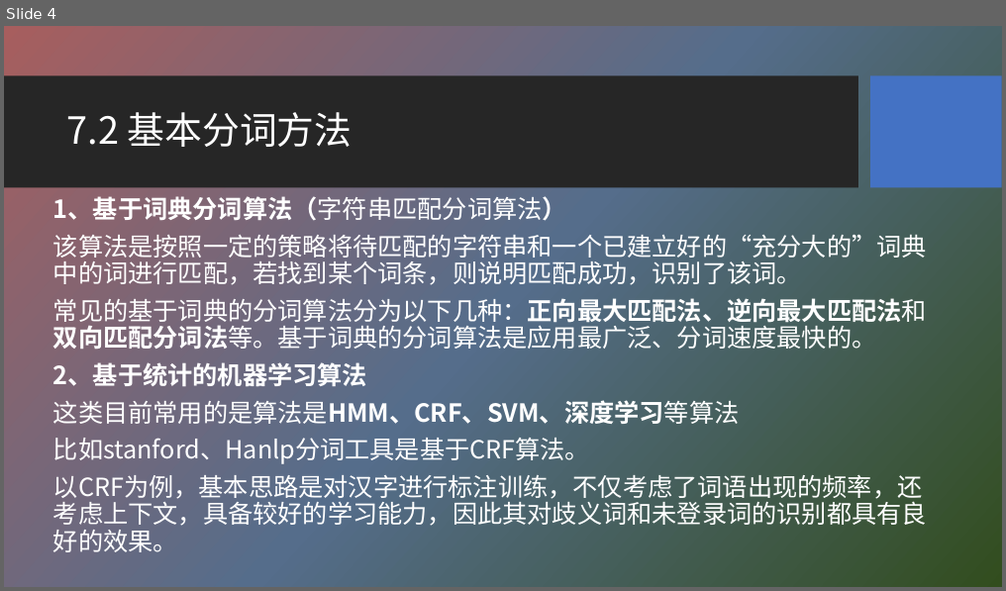
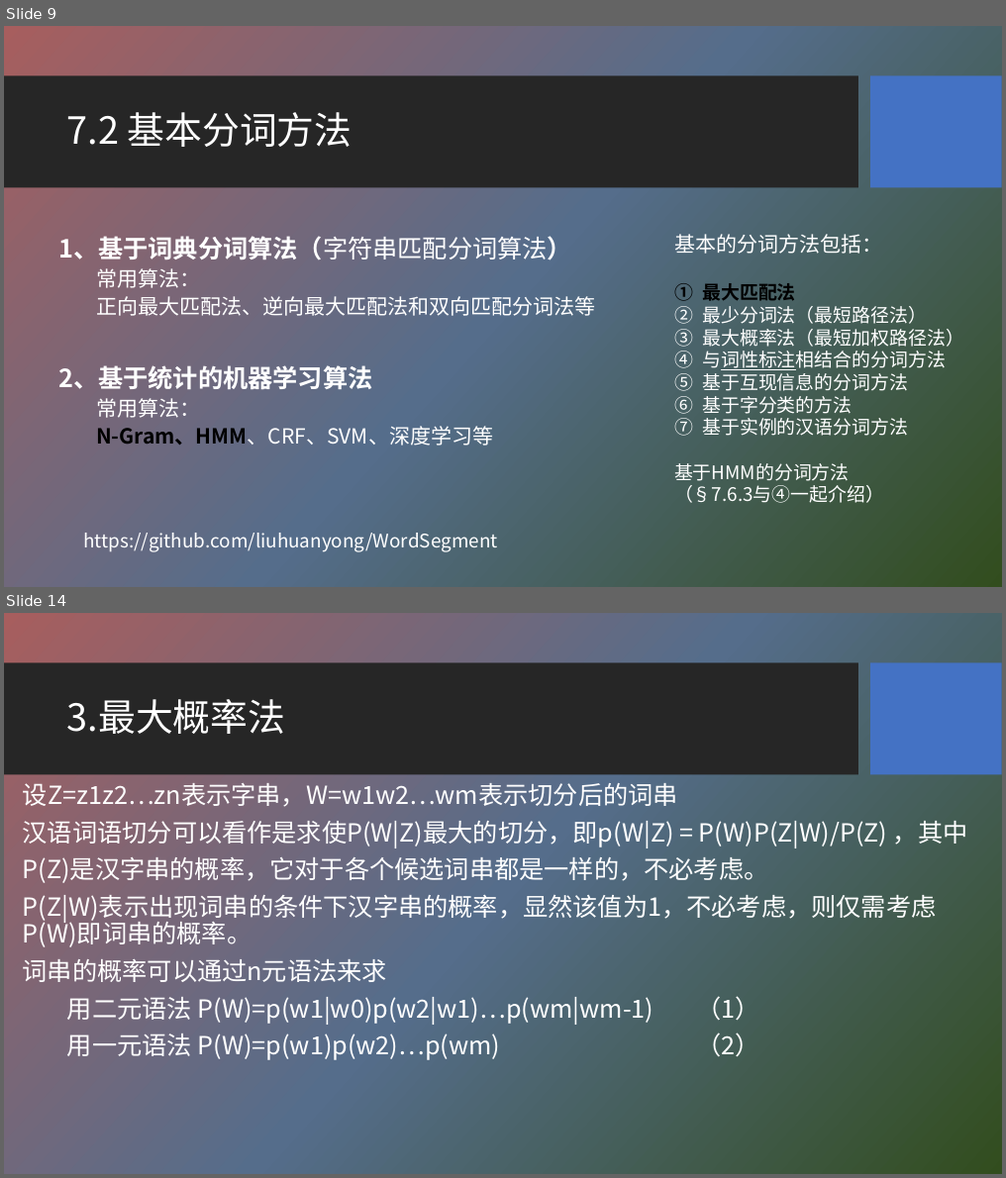
Before and after one commit to HBU/NLP_PPT, a slide deck: PPT-2020/ch07 词法分析.pptx. Shown one above the other, each under a label of ours: slide 4 before the commit, slides 9 and 14 after it; the slides between them are not shown. The pictures are 1006x591 and 1006x1178 pixels, drawn with LibreOffice and Linux fonts; fonts in the diff are those of the drawing; background and template pictures are left out. Boxes give left, top, right and bottom in pixels: in the first picture for what was removed or moved away, otherwise in the second. Text is boxed around its words. In the diff, an @@ line names an element or a change of style, - is before the commit and + after.

```diff
--- a/PPT-2020/ch07 词法分析.pptx
+++ b/PPT-2020/ch07 词法分析.pptx
@@ slide 14 added at (4,613,1002,1174), background picture (left out); not listed: 2 template elements that a slide beside it also shows @@
@@ title added at (67,699,285,734), 36 pt, text #FFFFFF @@
+3.最大概率法
@@ text added at (23,783,968,1060), 24 pt, text #FFFFFF @@
+设Z=z1z2…zn表示字串，W=w1w2…wm表示切分后的词串
+汉语词语切分可以看作是求使P(W|Z)最大的切分，即p(W|Z) = P(W)P(Z|W)/P(Z) ，其中
+P(Z)是汉字串的概率，它对于各个候选词串都是一样的，不必考虑。
+P(Z|W)表示出现词串的条件下汉字串的概率，显然该值为1，不必考虑，则仅需考虑P(W)即词串的概率。
+词串的概率可以通过n元语法来求
+用二元语法 P(W)=p(w1|w0)p(w2|w1)…p(wm|wm-1) （1）
+用一元语法 P(W)=p(w1)p(w2)…p(wm) （2）
@@ what was slide 4 is now slide 9 @@
@@ slide 9 changed as well @@
@@ text "1、基于词典分词算法（字符串匹配分词算法）": place and size @@
-text "1、基于词典分词算法（字符串匹配分词算法）" at (54,195,927,553)
+text "1、基于词典分词算法（字符串匹配分词算法）" at (58,236,596,446)
@@ text added at (674,234,964,503), 18 pt, text #FFFFFF @@
+基本的分词方法包括：
+1. 最大匹配法
+2. 最少分词法（最短路径法）
+3. 最大概率法（最短加权路径法）
+4. 与词性标注相结合的分词方法
+5. 基于互现信息的分词方法
+6. 基于字分类的方法
+7. 基于实例的汉语分词方法
+基于HMM的分词方法
+（§7.6.3与④一起介绍）
@@ text at (96,269,596,316): text changed; size 24 to 20 pt @@
-该算法是按照一定的策略将待匹配的字符串和一个已建立好的“充分大的”词典中的词进行匹配，若找到某个词条，则说明匹配成功，识别了该词。
-常见的基于词典的分词算法分为以下几种：正向最大匹配法、逆向最大匹配法和双向匹配分词法等。基于词典的分词算法是应用最广泛、分词速度最快的。
+  常用算法：
+  正向最大匹配法、逆向最大匹配法和双向匹配分词法等
@@ text at (96,398,493,446): text changed; size 24 to 20 pt @@
-这类目前常用的是算法是HMM、CRF、SVM、深度学习等算法
-比如stanford、Hanlp分词工具是基于CRF算法。
-以CRF为例，基本思路是对汉字进行标注训练，不仅考虑了词语出现的频率，还考虑上下文，具备较好的学习能力，因此其对歧义词和未登录词的识别都具有良好的效果。
+  常用算法：
+  N-Gram、HMM、CRF、SVM、深度学习等
@@ text added at (83,533,497,553), 18 pt, text #FFFFFF @@
+https://github.com/liuhuanyong/WordSegment
```
Also in this commit, not shown: 6 other slides changed, 28 other slides added, 2 other files.
